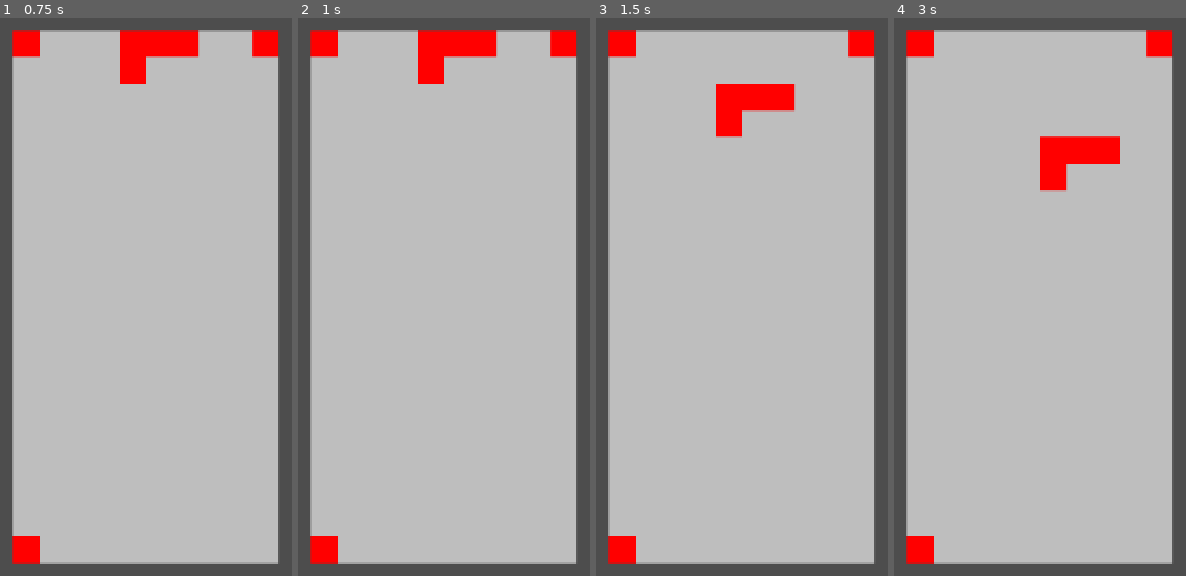
Above: before the commit, frames 1-4 (left to right).
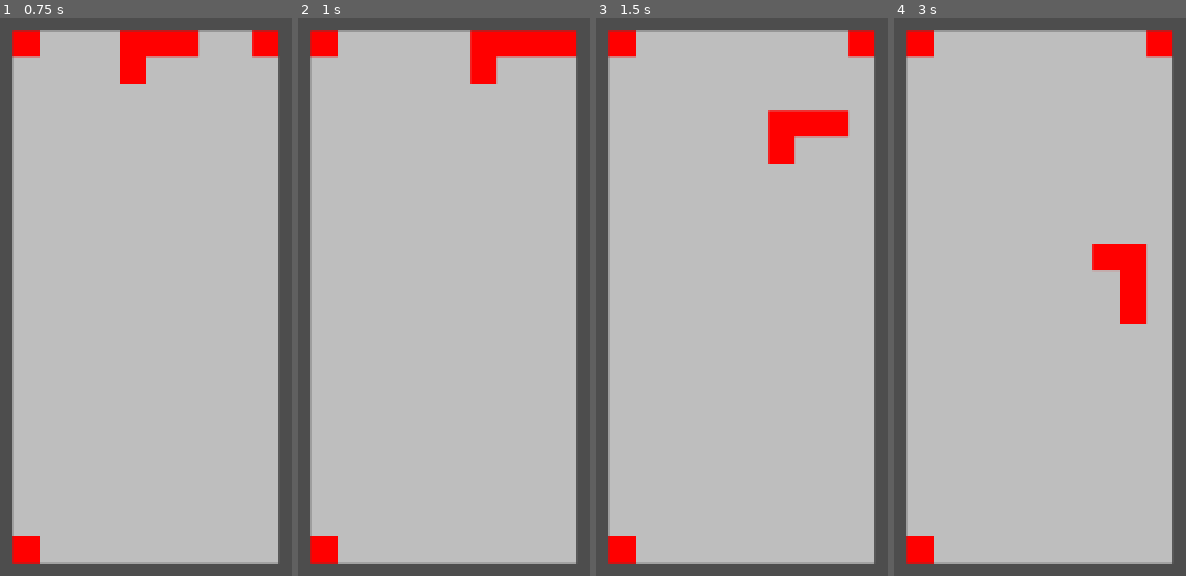
Above: after the commit, the same moments.

Repository: AsgerHB/create-jam-spring-2025
Game: Godot game, scene res://Scenes/Game.tscn
Two runs of this game, one before a commit and one after it. Both use one fixed random seed, a clock stepped at 60 frames per second and the inputs below.
Inputs:
- Up to frame 1 (0.75 s): tap Enter at 0.5 s; hold Right (ui_right) from 0.53 s (still down)
- Up to frame 2 (1 s): keep holding Right (ui_right)
- Up to frame 3 (1.5 s): tap Space at 1.25 s; release Right (ui_right) at 1.28 s; hold Down (ui_down) from 1.28 s (still down)
- Up to frame 4 (3 s): release Down (ui_down) at 2.03 s; hold Right (ui_right) 2.03-2.78 s; hold Up (ui_up) from 2.78 s (still down)

Frame 1 is identical in both runs. In frame 2, 2.7% of the frame differs, in the area x 41-87%, y 2-12%; in frame 3, 3.6%; in frame 4, 3.7%, in the area x 50-87%, y 21-55%.

Commit message:
Add rotations

Diff:
--- a/TetrisGame.gd
+++ b/TetrisGame.gd
@@ -18,10 +18,12 @@
 
 @export var move_interval_ticks: int = 14
 @export var move_fast_interval_ticks: int = 2
+@export var move_sideways_interval_ticks: int = 3
 
 var grid: Array = []
 var falling_tetriminos: Tetriminos = null
-var ticks_since_last_move: int = 0
+var ticks_since_last_down_move: int = 0
+var ticks_since_last_sideways_move: int = 0
 
 var move_int
 
@@ -71,20 +73,38 @@
 
 func _process(delta):
 	if Input.is_action_just_pressed("ui_right"):
-		try_move_falling_tetriminos_x(1)
+		if try_move_falling_tetriminos_x(1):
+			ticks_since_last_sideways_move = 0
 	elif Input.is_action_just_pressed("ui_left"):
-		try_move_falling_tetriminos_x(-1)
+		if try_move_falling_tetriminos_x(-1):
+			ticks_since_last_sideways_move = 0
 	elif Input.is_action_just_pressed("ui_down"):
-		try_move_falling_tetriminos_down()
+		if try_move_falling_tetriminos_down():
+			ticks_since_last_down_move = 0
+	elif Input.is_action_just_pressed("ui_up"):
+		try_rotate_falling_tetriminos()
 
 
 func _on_tick() -> void:
 	# TODO Incorporate with other tick stuff
-	ticks_since_last_move += 1
-	if ticks_since_last_move < move_interval_ticks:
+
+	# Move sideways if key is held
+	ticks_since_last_sideways_move += 1
+	if falling_tetriminos != null && ticks_since_last_sideways_move >= move_sideways_interval_ticks:
+		if Input.is_action_pressed("ui_right"):
+			if try_move_falling_tetriminos_x(1):
+				ticks_since_last_sideways_move = 0
+		elif Input.is_action_pressed("ui_left"):
+			if try_move_falling_tetriminos_x(-1):
+				ticks_since_last_sideways_move = 0
+
+	# Move downwards regularly, but faster if key is held
+	ticks_since_last_down_move += 1
+	var interval = move_fast_interval_ticks if Input.is_action_pressed("ui_down") else move_interval_ticks
+	if ticks_since_last_down_move < interval:
 		return
 
-	ticks_since_last_move = 0
+	ticks_since_last_down_move = 0
 
 	# If we do not have a falling tetriminos, spawn one instead
 	if falling_tetriminos == null:
@@ -131,6 +151,37 @@
 	return true
 
 
+func try_rotate_falling_tetriminos() -> bool:
+	if falling_tetriminos == null:
+		return false
+	rotate_falling_tetriminos(true)
+	if not does_falling_tetriminos_collide():
+		return true
+
+	# Colliding! Try to avoid collision by moving left or right
+	try_move_falling_tetriminos_x(1)
+	if not does_falling_tetriminos_collide():
+		return true
+	try_move_falling_tetriminos_x(-1)
+	if not does_falling_tetriminos_collide():
+		return true
+
+	# Rotation failed, undo
+	rotate_falling_tetriminos(false)
+	return false
+
+
+func rotate_falling_tetriminos(counter_clockwise: bool) -> void:
+	if counter_clockwise:
+		for cell in falling_tetriminos.cells:
+			cell.grid_pos = Vector2i(-cell.grid_pos.y, cell.grid_pos.x)
+			cell.position = cell.grid_pos * CELL_SIZE
+	else:
+		for cell in falling_tetriminos.cells:
+			cell.grid_pos = Vector2i(cell.grid_pos.y, -cell.grid_pos.x)
+			cell.position = cell.grid_pos * CELL_SIZE
+
+
 func does_falling_tetriminos_collide() -> bool:
 	for cell in falling_tetriminos.cells:
 		var res_grid_pos = falling_tetriminos.grid_pos + cell.grid_pos
